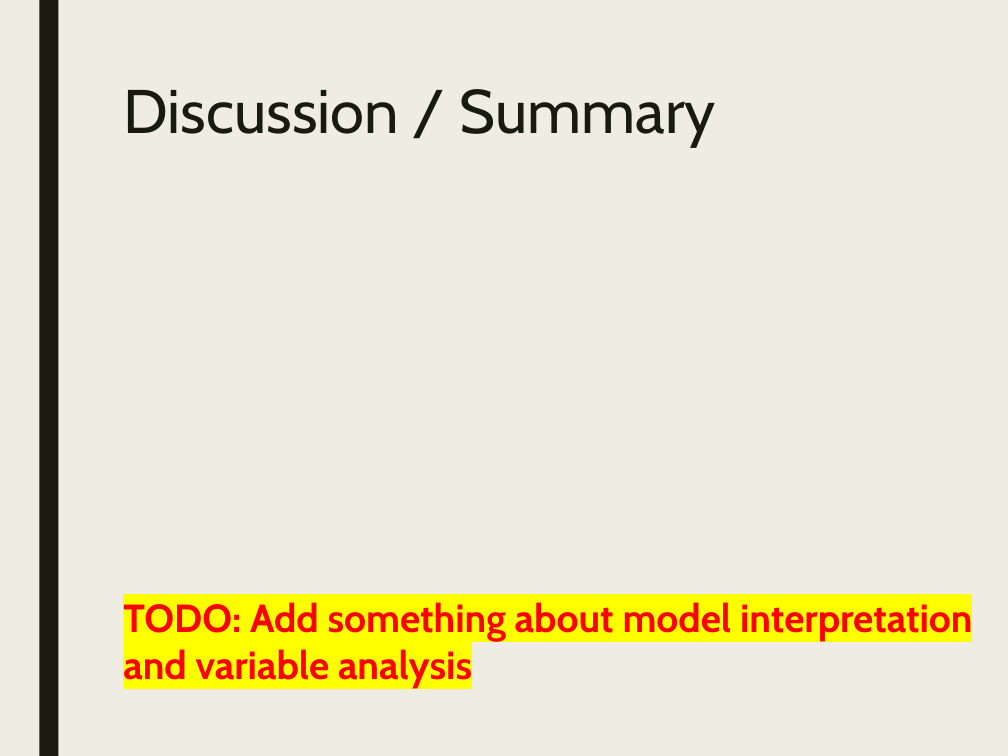
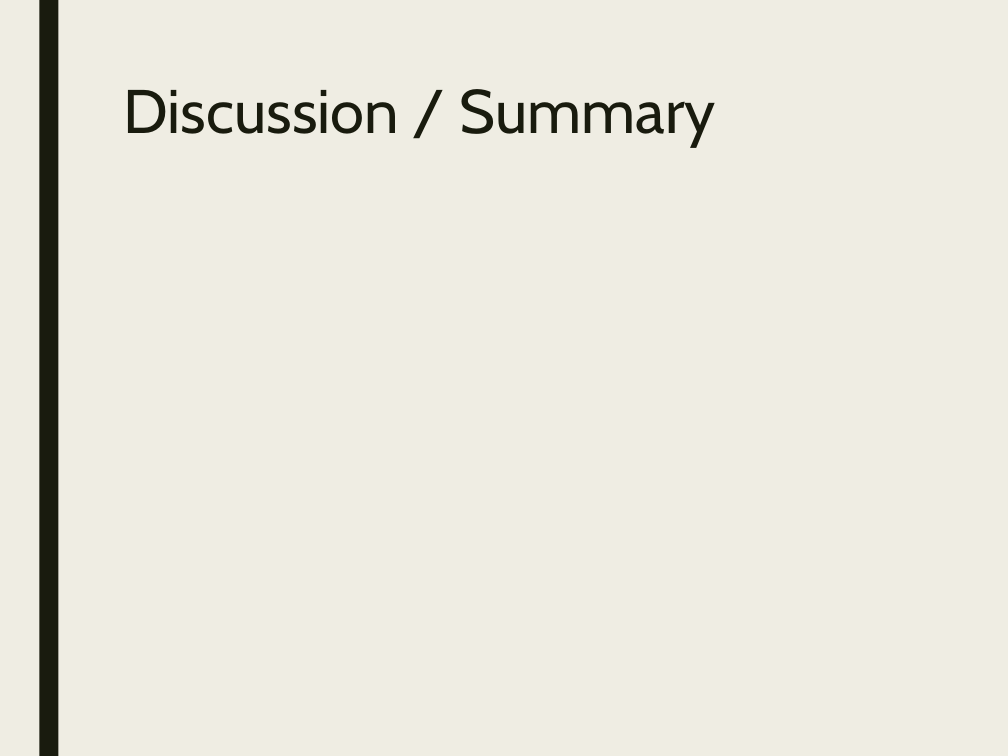
Before and after one commit to stats-learning-fall2019/final-project, a slide deck: slide 38 of presentation/gtdb-final-presentation.pptx (slide 37 before the commit). Drawn at 1008x756 pixels with LibreOffice and Linux fonts; fonts in the diff are those of the drawing; grey boxes stand for pictures. Boxes give left, top, right and bottom in pixels: in the first picture for what was removed or moved away, otherwise in the second. Text is boxed around its words. In the diff, an @@ line names an element or a change of style, - is before the commit and + after.

```diff
--- a/presentation/gtdb-final-presentation.pptx
+++ b/presentation/gtdb-final-presentation.pptx
@@ text removed at (x1=123, y1=598, x2=973, y2=688) @@
-TODO: Add something about model interpretation and variable analysis
```
Also in this commit, not shown: 11 other slides changed, 4 slides added.
